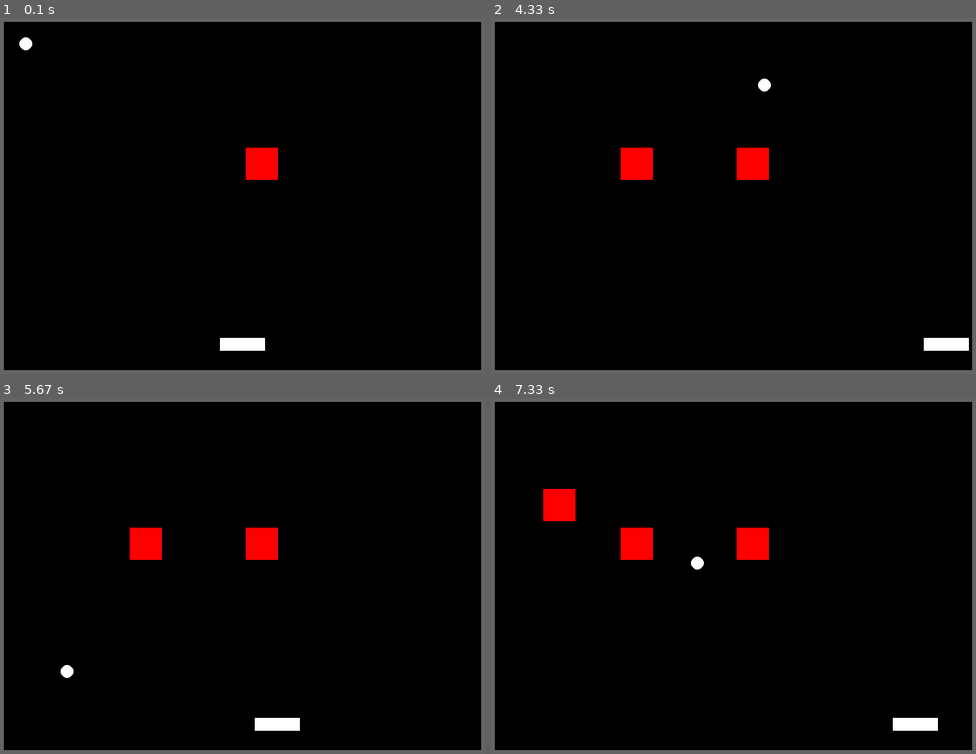
Above: before the commit, frames 1-4 (two rows, left to right).
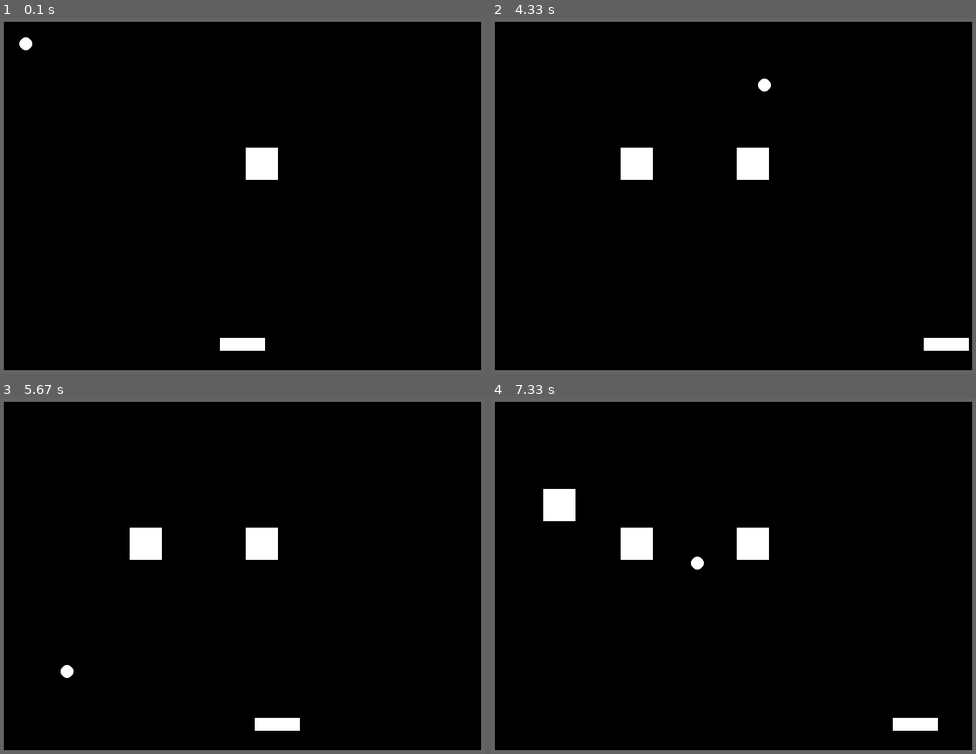
Above: after the commit, the same moments.

Repository: Gibson223/mod-5
Game: pygame game, started from py/main.py
Same seed, same stepped clock (60 frames per second), same inputs: the game is played once before the commit and once after it.
Inputs:
- Up to frame 1 (0.1 s): no input
- Up to frame 2 (4.33 s): hold Right 0.33-0.8 s; hold Right 0.83-1.3 s; hold Left 1.33-1.87 s; hold Left 1.9-2.3 s; hold Right 2.33-2.97 s; hold Left 3-3.47 s; hold Right 3.5-3.97 s; hold Right from 4 s (still down)
- Up to frame 3 (5.67 s): release Right at 4.47 s; hold Left 4.5-5.03 s; hold Left 5.07-5.47 s; hold Right from 5.5 s (still down)
- Up to frame 4 (7.33 s): release Right at 6.13 s; hold Left 6.17-6.63 s; hold Right 6.67-7.13 s; hold Right from 7.17 s (still down)

The runs differ from the first frame. In frame 1, 0.6% of the frame differs, in the area x 50-58%, y 36-46%; in frame 2, 1.2%; in frame 3, 1.2%; in frame 4, 1.8%, in the area x 10-58%, y 25-46%.

Commit message:
block color change on hp change is no longer hardcoded to use red

Diff:
--- a/py/main.py
+++ b/py/main.py
@@ -194,7 +194,7 @@
         self.blocksize = (constants.WINDOW_WIDTH-(2*constants.GRIDMARGIN))//constants.GRIDX
 
     def addBlock(self):
-        newblock = objects.Block(constants.colors["RED"],self.blocksize-(2*constants.BLOCKMARGIN), self.blocksize-(2*constants.BLOCKMARGIN))
+        newblock = objects.Block(constants.colors["WHITE"],self.blocksize-(2*constants.BLOCKMARGIN), self.blocksize-(2*constants.BLOCKMARGIN))
         newblock.x_on_grid=random.randint(1,constants.GRIDX)-1
         newblock.y_on_grid=random.randint(1,constants.GRIDY)-1
 
--- a/py/objects.py
+++ b/py/objects.py
@@ -18,6 +18,7 @@
         self.hp = self.initialhp
 
         self.initialColor = color
+        (self.initialRed, self.initialGreen, self.initialBlue) = color
         self.currentColor = self.initialColor
         self.image = pygame.Surface([width, height])
         self.image.fill(self.currentColor)
@@ -36,8 +37,10 @@
         if self.hp > 0:
             print(self.hp)
             print(self.initialhp)
-            redcolor= int(255*(self.hp/self.initialhp))
-            self.image.fill((    redcolor   ,0,0))
+            redcolor= int(self.initialRed*(self.hp/self.initialhp))
+            greencolor= int(self.initialGreen*(self.hp/self.initialhp))
+            bluecolor= int(self.initialBlue*(self.hp/self.initialhp))
+            self.image.fill((    redcolor   ,greencolor,bluecolor))
         if self.hp <= 0:
             self.image.fill((0,0,0))
         return self.hp
